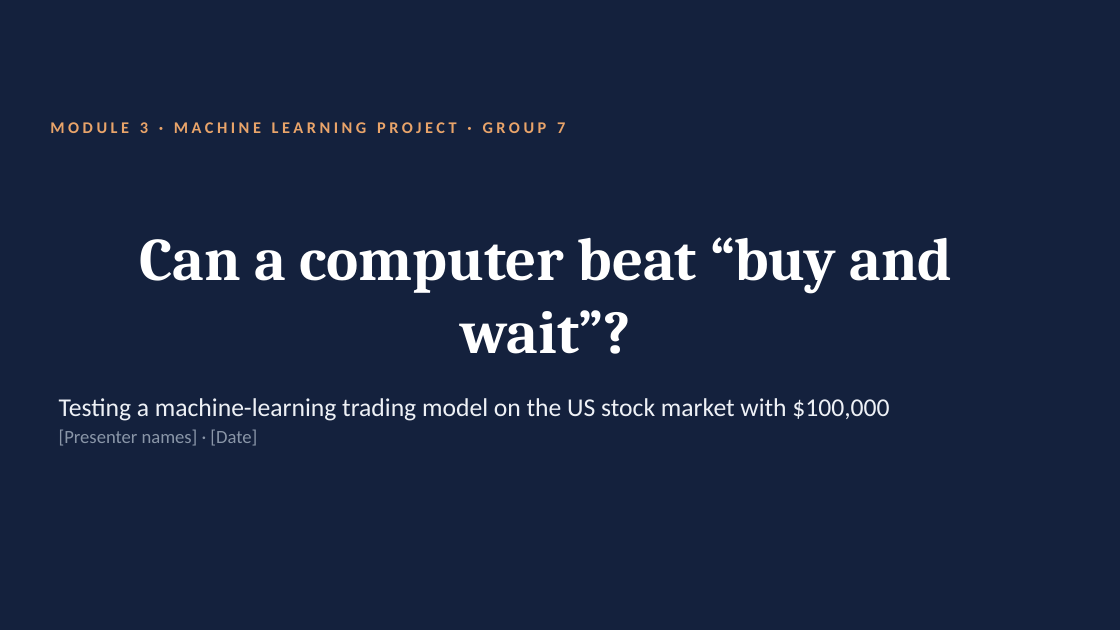
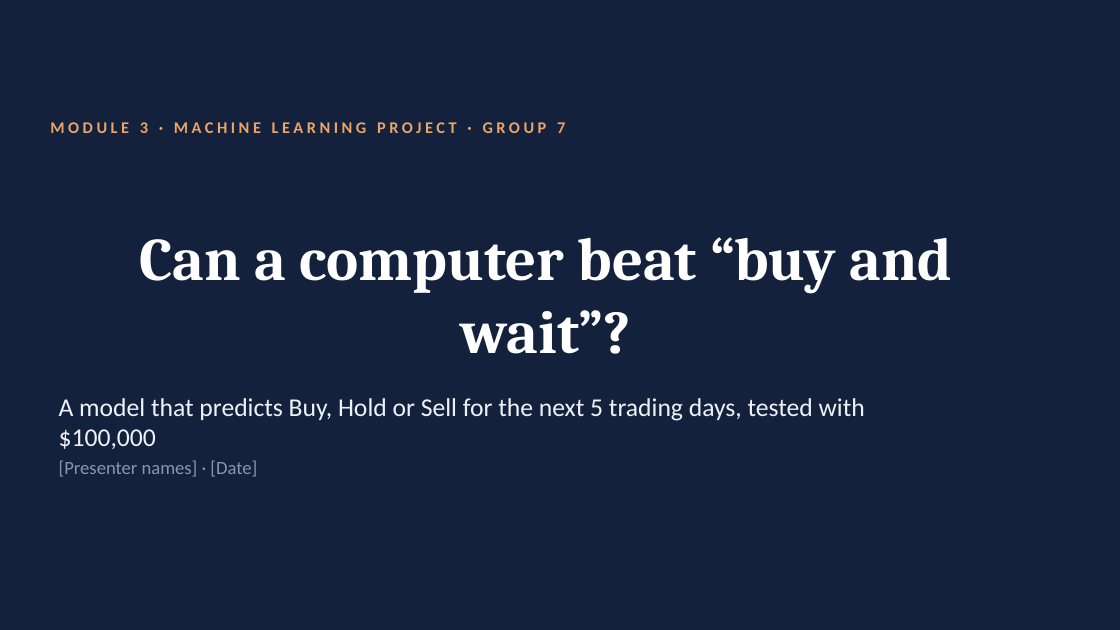
Before and after one commit to TKCH121/spy, a slide deck: slide 1 of presentation/SPY_Model_Presentation.pptx. Drawn at 1120x630 pixels with LibreOffice and Linux fonts; fonts in the diff are those of the drawing. Boxes give left, top, right and bottom in pixels: in the first picture for what was removed or moved away, otherwise in the second. Text is boxed around its words. In the diff, an @@ line names an element or a change of style, - is before the commit and + after.

```diff
--- a/presentation/SPY_Model_Presentation.pptx
+++ b/presentation/SPY_Model_Presentation.pptx
@@ text at <box>59,398,865,449</box>: text changed @@
-Testing a machine-learning trading model on the US stock market with $100,000
+A model that predicts Buy, Hold or Sell for the next 5 trading days, tested with $100,000
```
Also in this commit, not shown: 5 other slides changed, 1 slide added, 8 other files.
